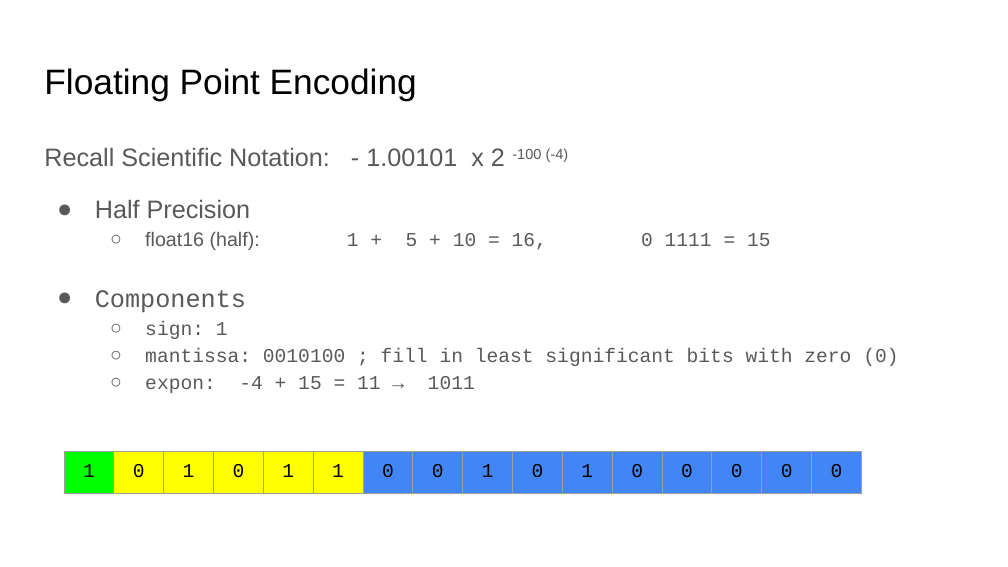
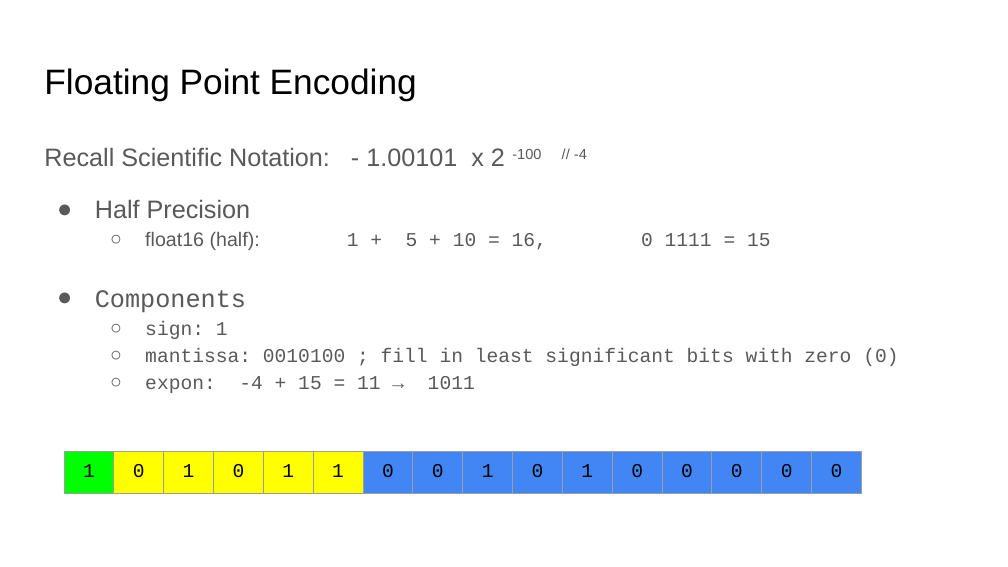
Before and after one commit to COMP122/comp122-s23, a slide deck: slide 5 of format-encodings/documents/ARCHIVE/floating-point-encoding.pptx. Drawn at 1008x567 pixels with LibreOffice and Linux fonts; fonts in the diff are those of the drawing. Boxes give left, top, right and bottom in pixels: in the first picture for what was removed or moved away, otherwise in the second. Text is boxed around its words. In the diff, an @@ line names an element or a change of style, - is before the commit and + after.

```diff
--- a/format-encodings/documents/ARCHIVE/floating-point-encoding.pptx
+++ b/format-encodings/documents/ARCHIVE/floating-point-encoding.pptx
@@ text at (44, 147, 587, 166): text changed @@
-Recall Scientific Notation: - 1.00101 x 2 -100 (-4)
+Recall Scientific Notation: - 1.00101 x 2 -100 // -4
```
Also in this commit, not shown: 1 other slide changed, 5 other files.
